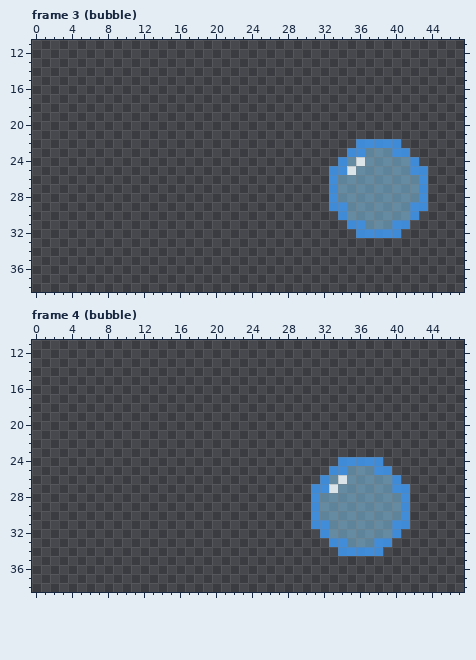
Edited in one commit: pixel-art file (effects/dream_bubble#sheet.aseprite). The first picture shows the starting point.
48x60 pixels, 24 frames. Colours within 5 levels of each other are drawn and written as one. Shown: frame 3 (bubble): x 0..47, y 11..38; frame 4 (bubble): x 0..47, y 11..38. The commit also changed other frames, which this record leaves out.
Once edited:
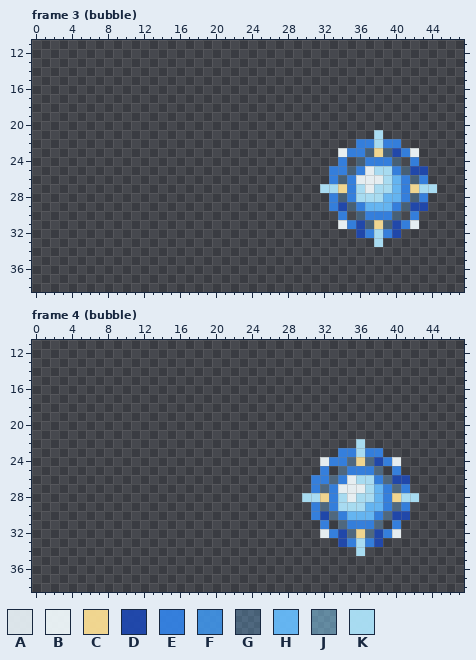
Palette (. is transparent): A #f0faffe1  B #f4fcffeb  C #ffe296eb  D #1e48b2eb  E #3484e8eb  F #4096ece1  G #68beff46  H #68beffeb  J #86d6ff78  K #b0e8ffeb
Diff:
--- frame 3 (bubble)
@@ x 30..46 @@
 20 .................
-21 .................
-22 ......FFFFF......
-23 .....FFJJJFF.....
-24 ....FJAJJJJJF....
-25 ...FFAJJJJJJFF...
-26 ...FJJJJJJJJJF...
-27 ...FJJJJJJJJJF...
-28 ...FJJJJJJJJJF...
-29 ...FFJJJJJJJFF...
-30 ....FJJJJJJJF....
-31 .....FFJJJFF.....
-32 ......FFFFF......
-33 .................
+21 ........K........
+22 ......EEKEE......
+23 ....BEEGCGDEB....
+24 ....E.GEEEG.E....
+25 ...EEGEBKKEGDD...
+26 ...EGEBBBKHEGE...
+27 ..KKCEKBKKHECKK..
+28 ...EGEKKKHHEGE...
+29 ...EDGEHHHEGDD...
+30 ....E.GEEEG.E....
+31 ....BEDGCGDEB....
+32 ......DEKED......
+33 ........K........
 34 .................
--- frame 4 (bubble)
@@ x 28..44 @@
 21 .................
-22 .................
-23 .................
-24 ......FFFFF......
-25 .....FFJJJFF.....
-26 ....FJAJJJJJF....
-27 ...FFAJJJJJJFF...
-28 ...FJJJJJJJJJF...
-29 ...FJJJJJJJJJF...
-30 ...FJJJJJJJJJF...
-31 ...FFJJJJJJJFF...
-32 ....FJJJJJJJF....
-33 .....FFJJJFF.....
-34 ......FFFFF......
+22 ........K........
+23 ......EEKEE......
+24 ....BEEGCGDEB....
+25 ....E.GEEEG.E....
+26 ...EEGEBKKEGDD...
+27 ...EGEBBBKHEGE...
+28 ..KKCEKBKKHECKK..
+29 ...EGEKKKHHEGE...
+30 ...EDGEHHHEGDD...
+31 ....E.GEEEG.E....
+32 ....BEDGCGDEB....
+33 ......DEKED......
+34 ........K........
 35 .................
Pixel boxes of the changes (left, top, right, bottom) in both pictures:
changed: (320, 130, 437, 247)
changed: (302, 439, 419, 556)
